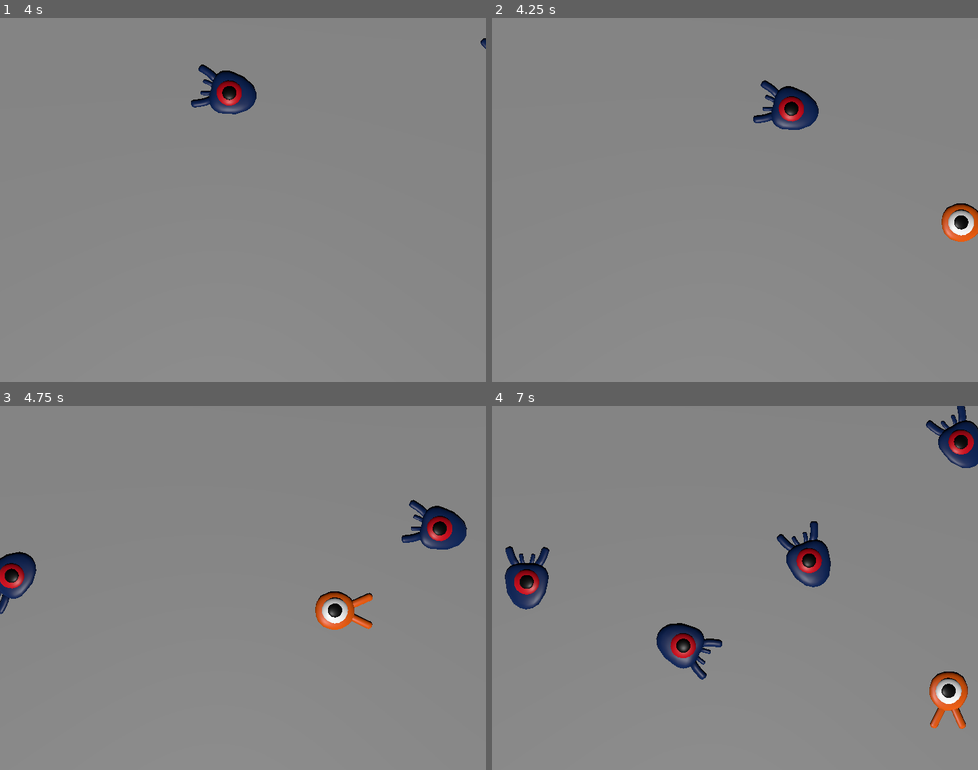
Above: before the commit, frames 1-4 (two rows, left to right).
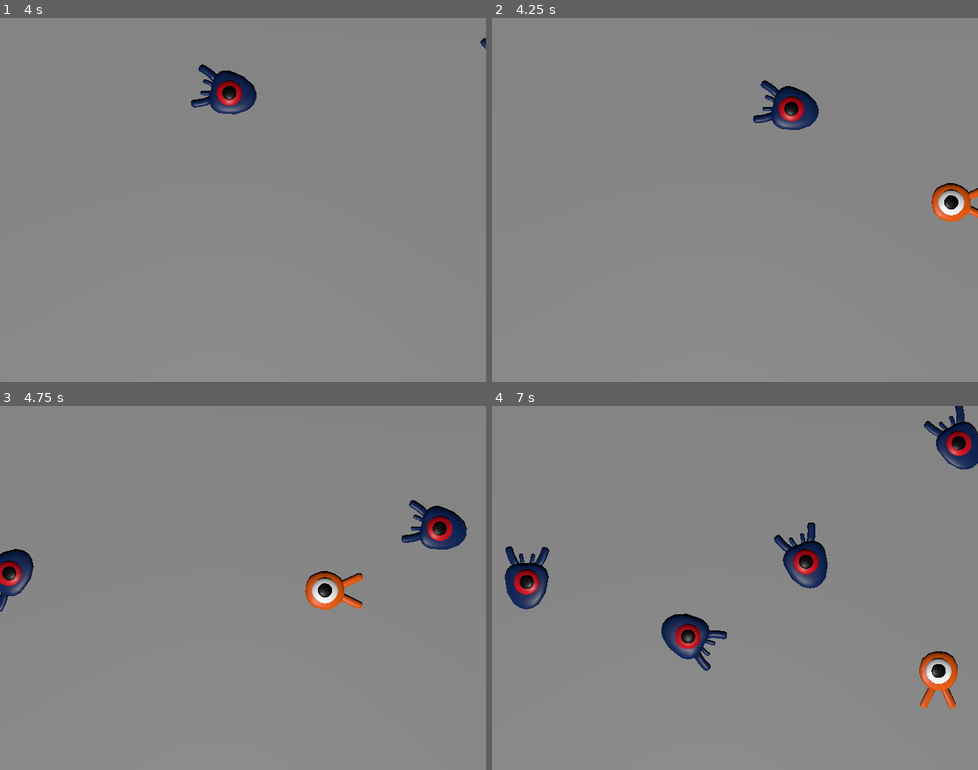
Above: after the commit, the same moments.

Repository: ThomasAstete/juego-3d-godot
Game: Godot game, scene res://Scenes/Main.tscn
Same seed, same stepped clock (60 frames per second), same inputs: the game is played once before the commit and once after it. The project has no main scene, so this scene is started directly.
Inputs:
- Up to frame 1 (4 s): tap Enter at 0.5 s; hold D (move_right) 0.53-1.28 s; tap Space (jump) at 0.77, 1.52, 3.02, 3.77 s; hold S (move_back) 1.28-2.03 s; hold D (move_right) 2.03-2.78 s; hold W (move_forward) 2.78-3.53 s; hold A (move_left) from 3.53 s (still down)
- Up to frame 2 (4.25 s): keep holding A (move_left)
- Up to frame 3 (4.75 s): keep holding A (move_left); tap Space (jump) at 4.52 s
- Up to frame 4 (7 s): release A (move_left) at 5.03 s; hold S (move_back) 5.03-5.78 s; hold D (move_right) 5.78-6.53 s; tap Space (jump) at 6.02, 6.77 s; hold W (move_forward) from 6.53 s (still down)

Frame 1 is identical in both runs. In frame 2, 1.1% of the frame differs, in the area x 90-100%, y 45-62%; in frame 3, 1.9%; in frame 4, 3.8%, in the area x 2-100%, y 0-89%.

Commit message:
Add mob group and squash signal to Mob
Added the 'mob' group to Mob.tscn and project.godot for better group management. Introduced a 'squashed' signal and squash() method in mob.gd to handle mob squashing events. Removed the 'mob' group from Main.tscn to avoid misclassification.

Diff:
--- a/Scenes/Main.tscn
+++ b/Scenes/Main.tscn
@@ -24,7 +24,7 @@
 }
 point_count = 4
 
-[node name="Main" type="Node3D" groups=["mob"]]
+[node name="Main" type="Node3D"]
 script = ExtResource("1_kln2b")
 mob_scene = ExtResource("2_rgh2o")
 
--- a/Scenes/Mob.tscn
+++ b/Scenes/Mob.tscn
@@ -6,7 +6,7 @@
 [sub_resource type="BoxShape3D" id="BoxShape3D_ypr7k"]
 size = Vector3(2, 0.9, 2)
 
-[node name="Mob" type="CharacterBody3D"]
+[node name="Mob" type="CharacterBody3D" groups=["mob"]]
 collision_layer = 2
 collision_mask = 0
 script = ExtResource("1_u8nqw")
@@ -17,7 +17,6 @@
 
 [node name="CollisionShape3D" type="CollisionShape3D" parent="."]
 transform = Transform3D(1, 0, 0, 0, 1, 0, 0, 0, 1, 0, 0.2, 0)
-visible = false
 shape = SubResource("BoxShape3D_ypr7k")
 
 [node name="VisibleOnScreenNotifier3D" type="VisibleOnScreenNotifier3D" parent="."]
--- a/Scripts/mob.gd
+++ b/Scripts/mob.gd
@@ -1,4 +1,6 @@
 extends CharacterBody3D
+
+signal squashed
 
 @export var min_speed = 10
 @export var max_speed = 18
@@ -17,3 +19,7 @@
 
 func _on_visible_on_screen_notifier_3d_screen_exited() -> void:
 	queue_free()
+
+func squash():
+	squashed.emit()
+	queue_free()
--- a/project.godot
+++ b/project.godot
@@ -29,6 +29,10 @@
 "res://Scenes/": "orange",
 "res://Scripts/": "red"
 }
+
+[global_group]
+
+mob=""
 
 [input]
 
